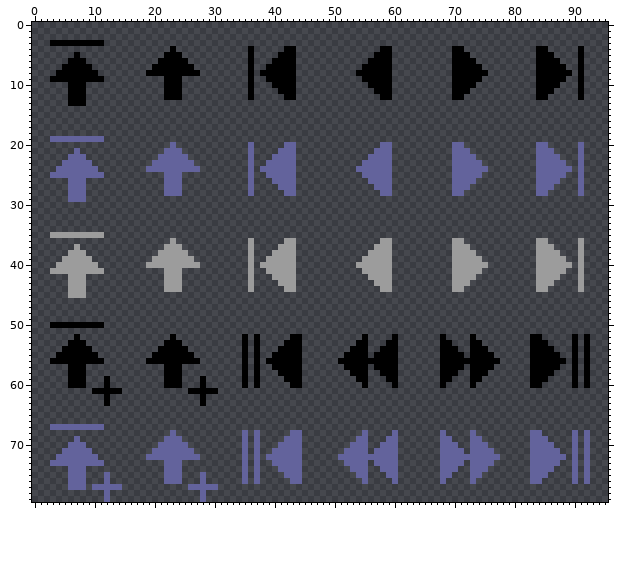
File history of a sprite sheet, skin/classic/linktoolbar/btn1/buttons.png. The first picture shows the starting point.
The file is 96x80 pixels.
Once edited:
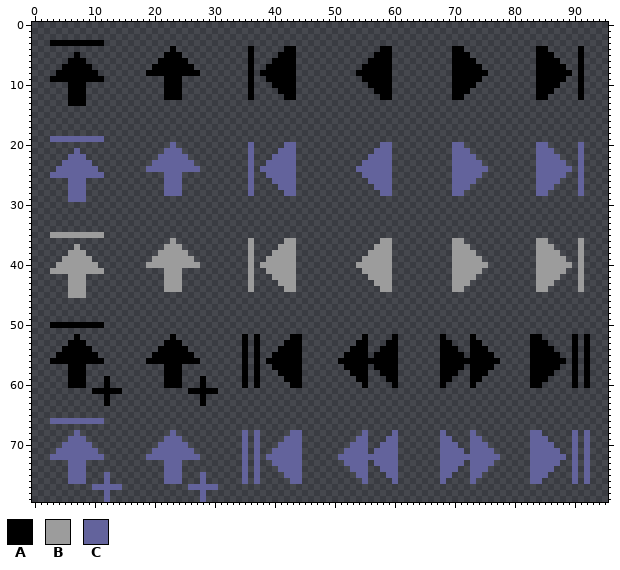
Palette (. is transparent): A #000000  B #9c9c9c  C #63639c
Changes in this commit:
Changed rows in their new state; - is an unchanged pixel.
first column x 3:
66 CCCCCCCCC
67 .........
68 ----C----
69 ---C-C---
70 --C---C--
71 -C-----C-
72 C-------C
73 ...---...
first column x 6:
77 ...
